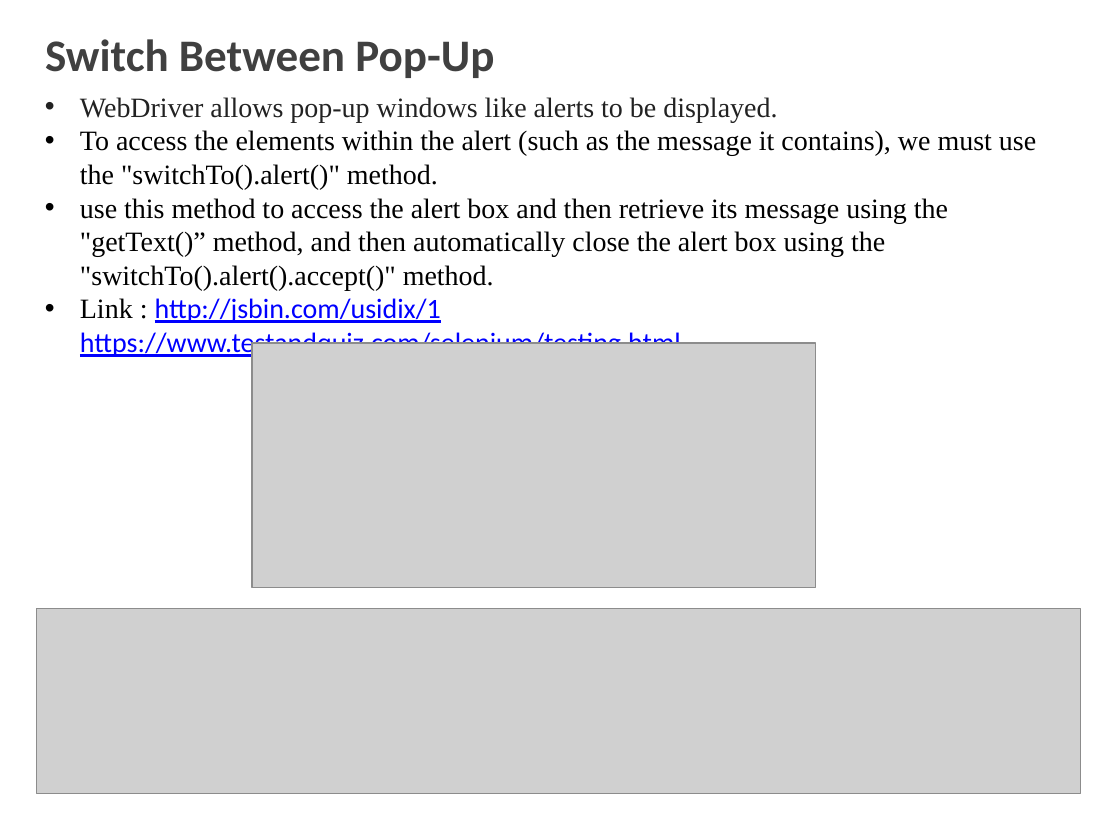
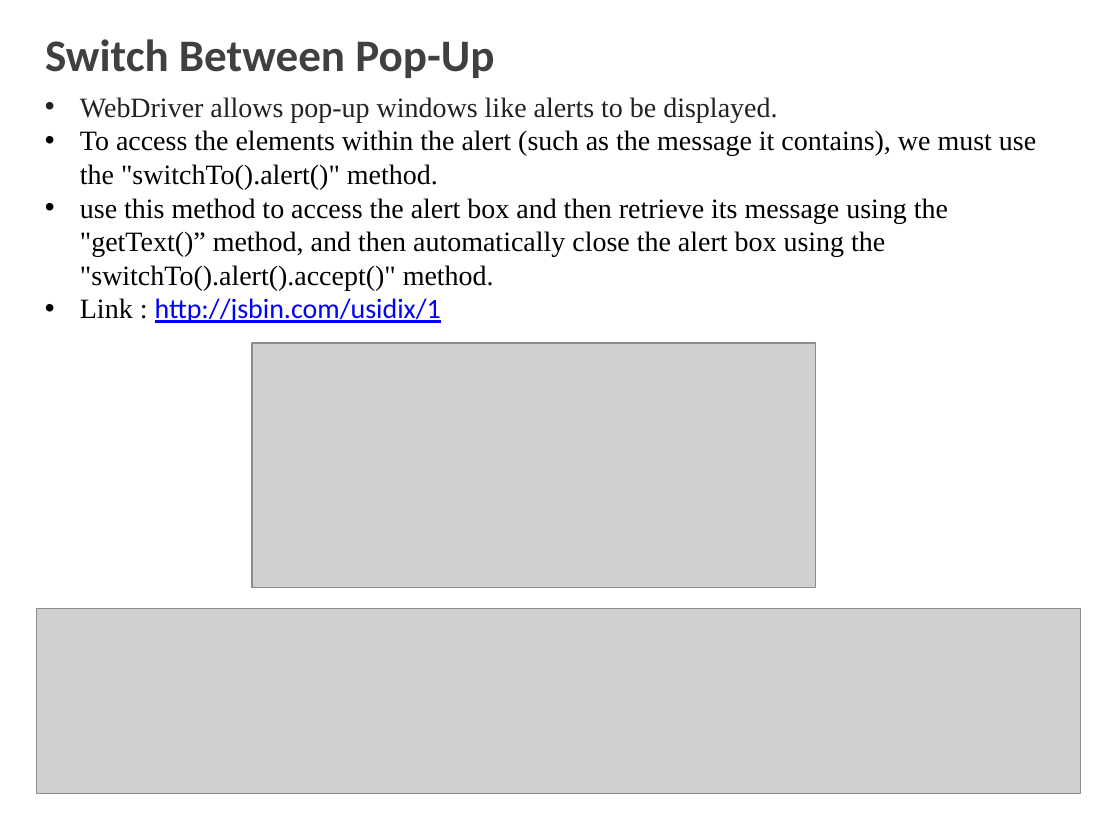
Before and after one commit to shalini06mittal/MphasisPhase5Batch1, a slide deck: slide 36 of 2_Selenium.pptx. Drawn at 1120x840 pixels with LibreOffice and Linux fonts; fonts in the diff are those of the drawing; grey boxes stand for pictures; background and template pictures are left out. Boxes give left, top, right and bottom in pixels: in the first picture for what was removed or moved away, otherwise in the second. Text is boxed around its words. In the diff, an @@ line names an element or a change of style, - is before the commit and + after.

Commit message:
Day 3 selenium wait, xpath, popups

```diff
--- a/2_Selenium.pptx
+++ b/2_Selenium.pptx
@@ text at box(80, 298, 441, 323): text changed @@
-• Link : http://jsbin.com/usidix/1
-  https://www.testandquiz.com/selenium/testing.html
+• Link : http://jsbin.com/usidix/1
```
Also in this commit, not shown: 1 other slide changed, 22 slides added, 42 other files.
